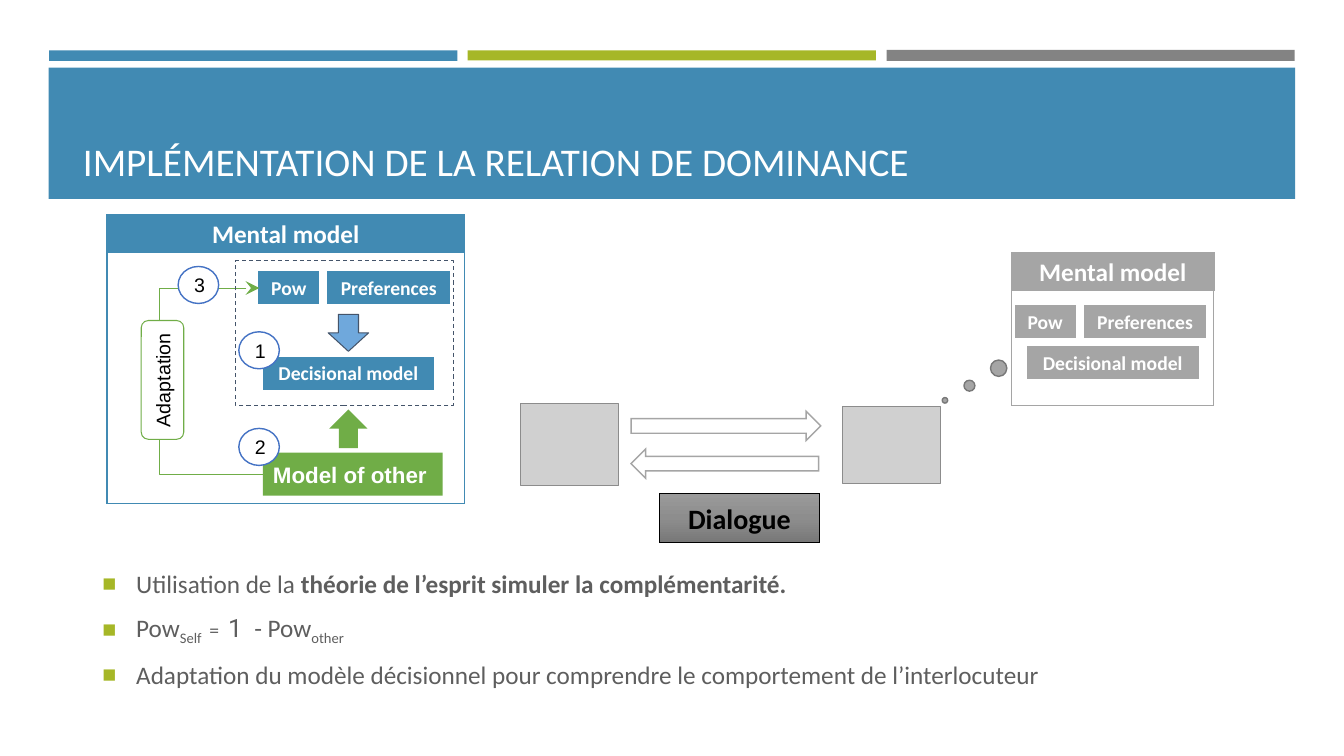
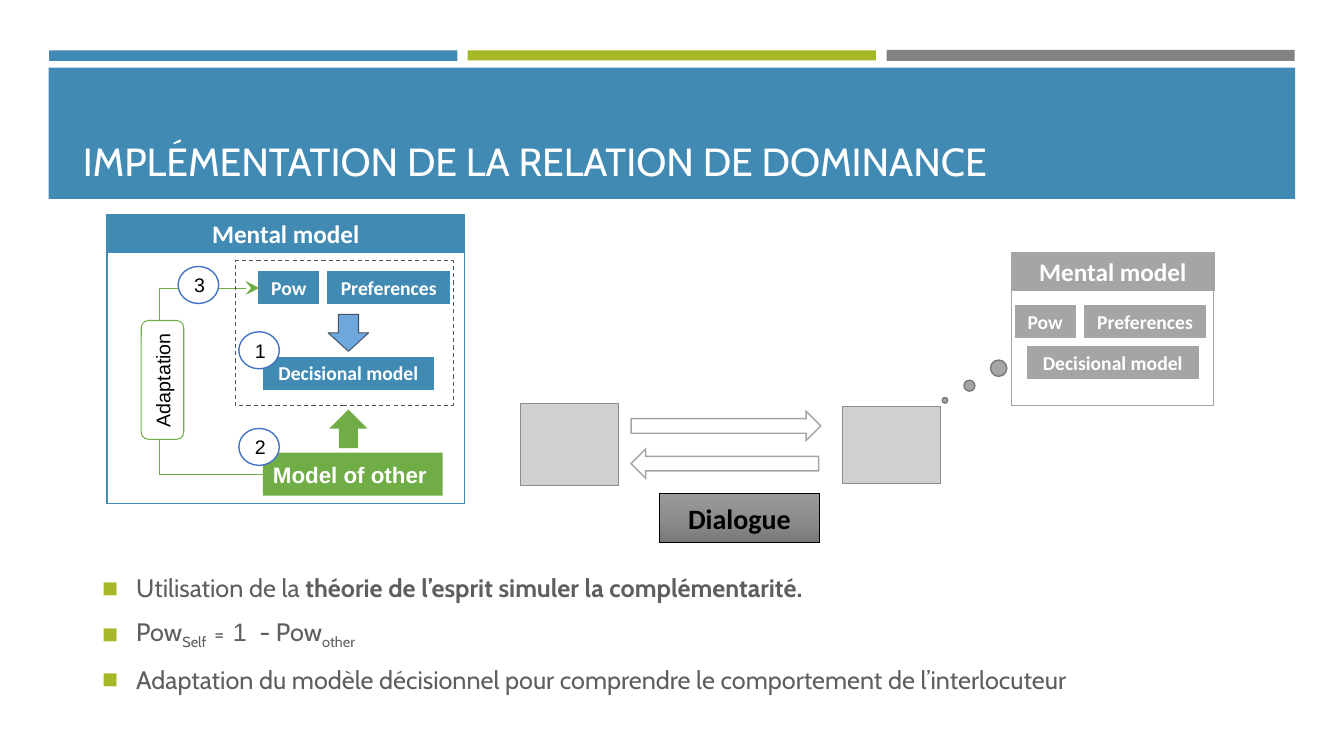
Before and after one commit to Olydia/Discolog, a slide deck: slide 9 of papers/Presentations/Seminaire_CPU/seminaire_13_12.pptx. Drawn at 1344x756 pixels with LibreOffice and Linux fonts; fonts in the diff are those of the drawing; grey boxes stand for pictures. Boxes give left, top, right and bottom in pixels: in the first picture for what was removed or moved away, otherwise in the second. Text is boxed around its words. In the diff, an @@ line names an element or a change of style, - is before the commit and + after.

```diff
--- a/papers/Presentations/Seminaire_CPU/seminaire_13_12.pptx
+++ b/papers/Presentations/Seminaire_CPU/seminaire_13_12.pptx
@@ title "IMPLÉMENTATION DE LA RELATION DE ..." at <box>83,142,987,177</box>: font Calibri to Cabin; indent changed @@
@@ text "Utilisation de la théorie de ..." at <box>136,578,1066,695</box>: font Calibri to Cabin; font Roboto to Arial in "1"; bullet ■ to ◼; less space between paragraphs @@
```
Also in this commit, not shown: 16 other slides changed, 1 slide added, 1 slide removed, 4 other files.
